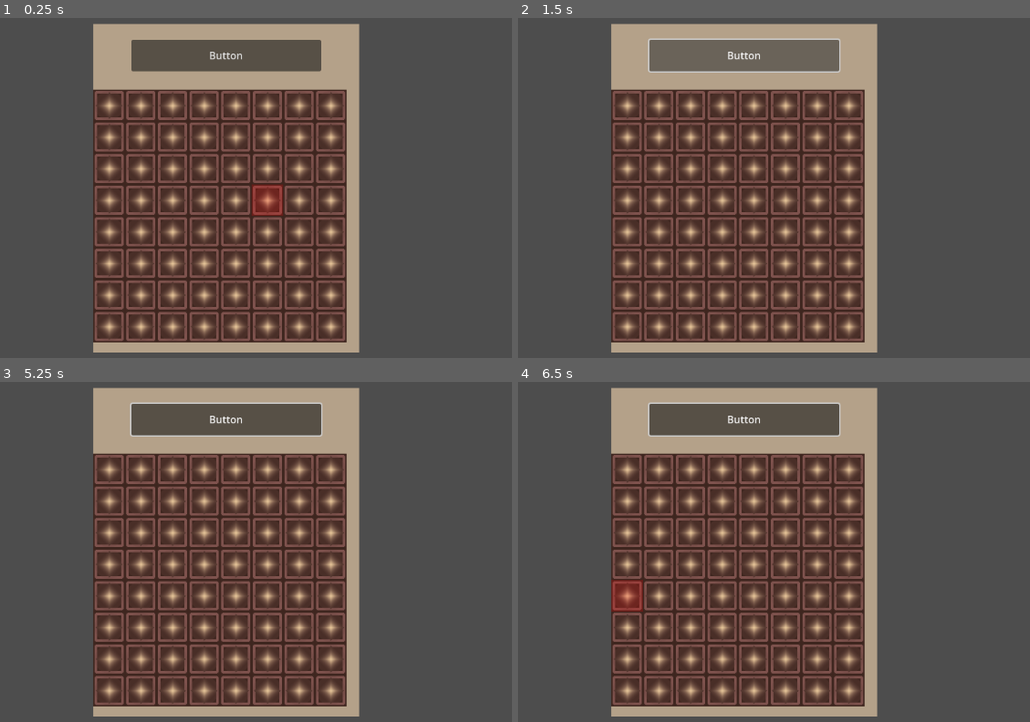
Above: before the commit, frames 1-4 (two rows, left to right).
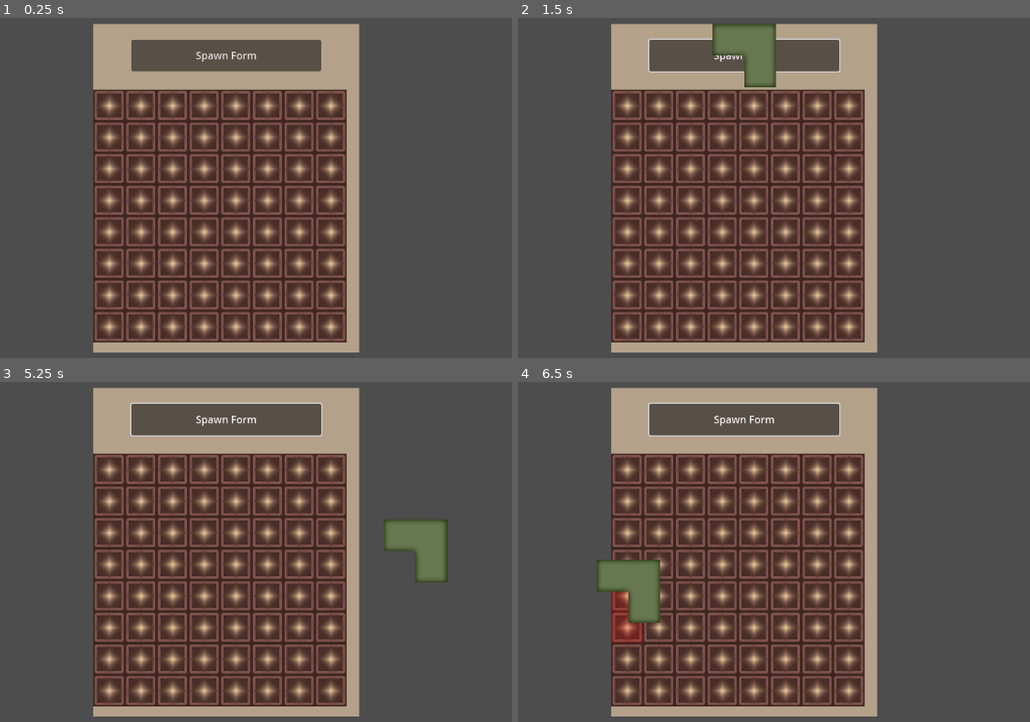
Above: after the commit, the same moments.

Repository: Bloham/LD54-Limited_Space
Game: Godot game, scene res://main.tscn
The game is run twice, just before and just after one commit, with the same random seed, the same clock (stepped at 60 frames per second) and the same inputs. The project has no main scene, so this scene is started directly.
Inputs (mouse positions are in pixels of both pictures, inside the frame that each line leads up to):
- Up to frame 1 (0.25 s): no input
- Up to frame 2 (1.5 s): click (743, 55) at 0.5 s, where only the run before the commit has a clickable "Button"; click (743, 55) at 1.25 s, where only the run after the commit has a clickable "Spawn Form"
- Up to frame 3 (5.25 s): click (225, 419) at 2 s, where only the run before the commit has a clickable "Button"; click (225, 419) at 2.75 s, where only the run after the commit has a clickable "Spawn Form"; click (225, 419) at 3.5 s, where only the run before the commit has a clickable "Button"; click (225, 419) at 4.25 s, where only the run after the commit has a clickable "Spawn Form"; tap Enter at 5 s; move the mouse to (414, 552) at 5.02 s
- Up to frame 4 (6.5 s): tap Space at 5.75 s; move the mouse to (630, 592) at 5.77 s

The runs differ from the first frame. In frame 1, 0.7% of the frame differs, in the area x 38-56%, y 9-59%; in frame 2, 1.2%; in frame 3, 1.8%; in frame 4, 2.3%, in the area x 15-51%, y 9-77%.

Commit message:
Placement Indicator

Diff:
--- a/Item.gd
+++ b/Item.gd
@@ -7,12 +7,6 @@
 var selected = false
 var grid_ancor = null
 
-
-
-# Called when the node enters the scene tree for the first time.
-func _ready():
-	load_item(1)
-	selected = true
 
 
 # Called every frame. 'delta' is the elapsed time since the previous frame.
--- a/inventory.gd
+++ b/inventory.gd
@@ -2,8 +2,15 @@
 
 @onready var slot_scene = preload("res://slot.tscn")
 @onready var grid_container = $ColorRect/MarginContainer/VBoxContainer/ScrollContainer/GridContainer
+@onready var item_scene = preload("res://item.tscn")
+@onready var scroll_container = $ColorRect/MarginContainer/VBoxContainer/ScrollContainer
+@onready var col_count = grid_container.columns
 
 var grid_array := []
+var item_held = null
+var current_slot = null
+var can_place := false
+var icon_ancor : Vector2
 
 # Called when the node enters the scene tree for the first time.
 func _ready():
@@ -20,13 +27,64 @@
 func create_slots():
 	var new_slot = slot_scene.instantiate()
 	new_slot.slot_ID = grid_array.size()
+	grid_array.push_back(new_slot)
 	grid_container.add_child(new_slot)
-	grid_array.push_back(new_slot)
 	new_slot.slot_entered.connect(_on_slot_mouse_entered)
 	new_slot.slot_exited.connect(_on_slot_mouse_exited)
 
 func _on_slot_mouse_entered(a_Slot):
-	a_Slot.set_color(a_Slot.States.TAKEN)
+	icon_ancor = Vector2(10000, 10000)
+	current_slot = a_Slot
+	if item_held:
+		check_slot_availability(current_slot)
+		set_grids.call_deferred(current_slot)
+
+
 
 func _on_slot_mouse_exited(a_Slot):
-	a_Slot.set_color(a_Slot.States.DEFAULT)
+	clear_grid()
+
+
+func _on_button_spawn_pressed():
+	var new_item = item_scene.instantiate()
+	add_child(new_item)
+	new_item.load_item(1)
+	new_item.selected = true
+	item_held = new_item
+
+func check_slot_availability(a_Slot) -> void:
+	for grid in item_held.item_grids:
+		var grid_to_check = a_Slot.slot_ID + grid[0] + grid[1] * col_count
+		var line_switch_check = a_Slot.slot_ID % col_count + grid[0]
+		if line_switch_check < 0 or line_switch_check >= col_count:
+			can_place = false
+			return
+		if grid_to_check < 0  or grid_to_check >= grid_array.size():
+			can_place = false
+			return
+		if grid_array[grid_to_check].state == grid_array[grid_to_check].States.TAKEN:
+			can_place = false
+			return
+	can_place = true
+
+func set_grids(a_Slot):
+	for grid in item_held.item_grids:
+		var grid_to_check = a_Slot.slot_ID + grid[0] + grid[1] * col_count
+		var line_switch_check = a_Slot.slot_ID % col_count + grid[0]
+		if grid_to_check < 0 or grid_to_check >= grid_array.size():
+			continue
+		if line_switch_check < 0 or line_switch_check >= col_count:
+			continue
+
+		if can_place:
+			grid_array[grid_to_check].set_color(grid_array[grid_to_check].States.FREE)
+
+			if grid[1] < icon_ancor.x: icon_ancor.x = grid[1]
+			if grid[0] < icon_ancor.y: icon_ancor.y = grid[0]
+
+		else:
+			grid_array[grid_to_check].set_color(grid_array[grid_to_check].States.TAKEN)
+
+func clear_grid():
+	for grid in grid_array:
+		grid.set_color(grid.States.DEFAULT)
--- a/inventory.tscn
+++ b/inventory.tscn
@@ -43,12 +43,12 @@
 custom_minimum_size = Vector2(0, 100)
 layout_mode = 2
 
-[node name="Button" type="Button" parent="ColorRect/MarginContainer/VBoxContainer/Header"]
+[node name="Button_Spawn" type="Button" parent="ColorRect/MarginContainer/VBoxContainer/Header"]
 custom_minimum_size = Vector2(300, 50)
 layout_mode = 2
 size_flags_horizontal = 6
 size_flags_vertical = 4
-text = "Button"
+text = "Spawn Form"
 
 [node name="ScrollContainer" type="ScrollContainer" parent="ColorRect/MarginContainer/VBoxContainer"]
 layout_mode = 2
@@ -59,3 +59,5 @@
 theme_override_constants/h_separation = 0
 theme_override_constants/v_separation = 0
 columns = 8
+
+[connection signal="pressed" from="ColorRect/MarginContainer/VBoxContainer/Header/Button_Spawn" to="." method="_on_button_spawn_pressed"]
